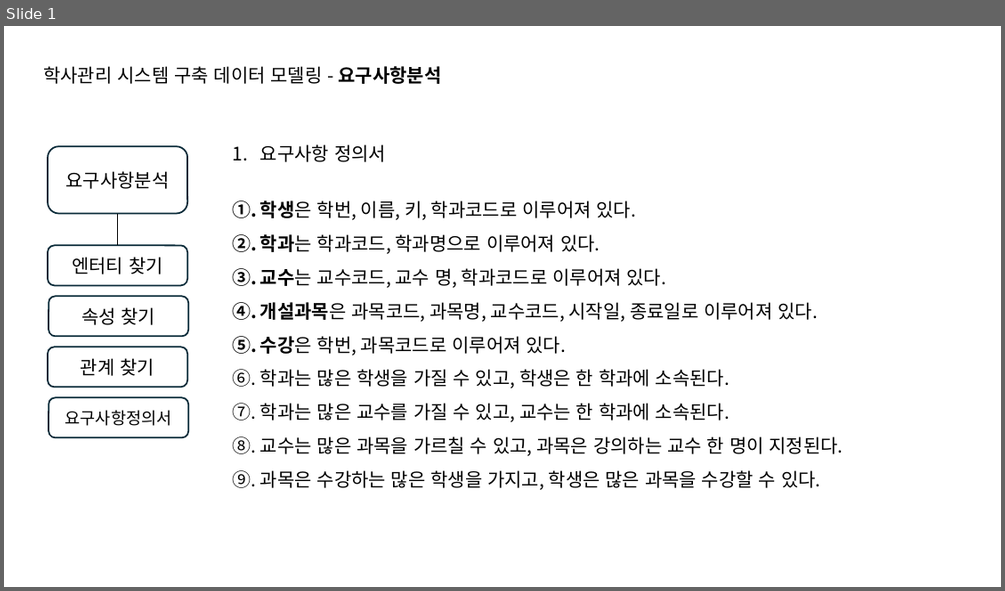
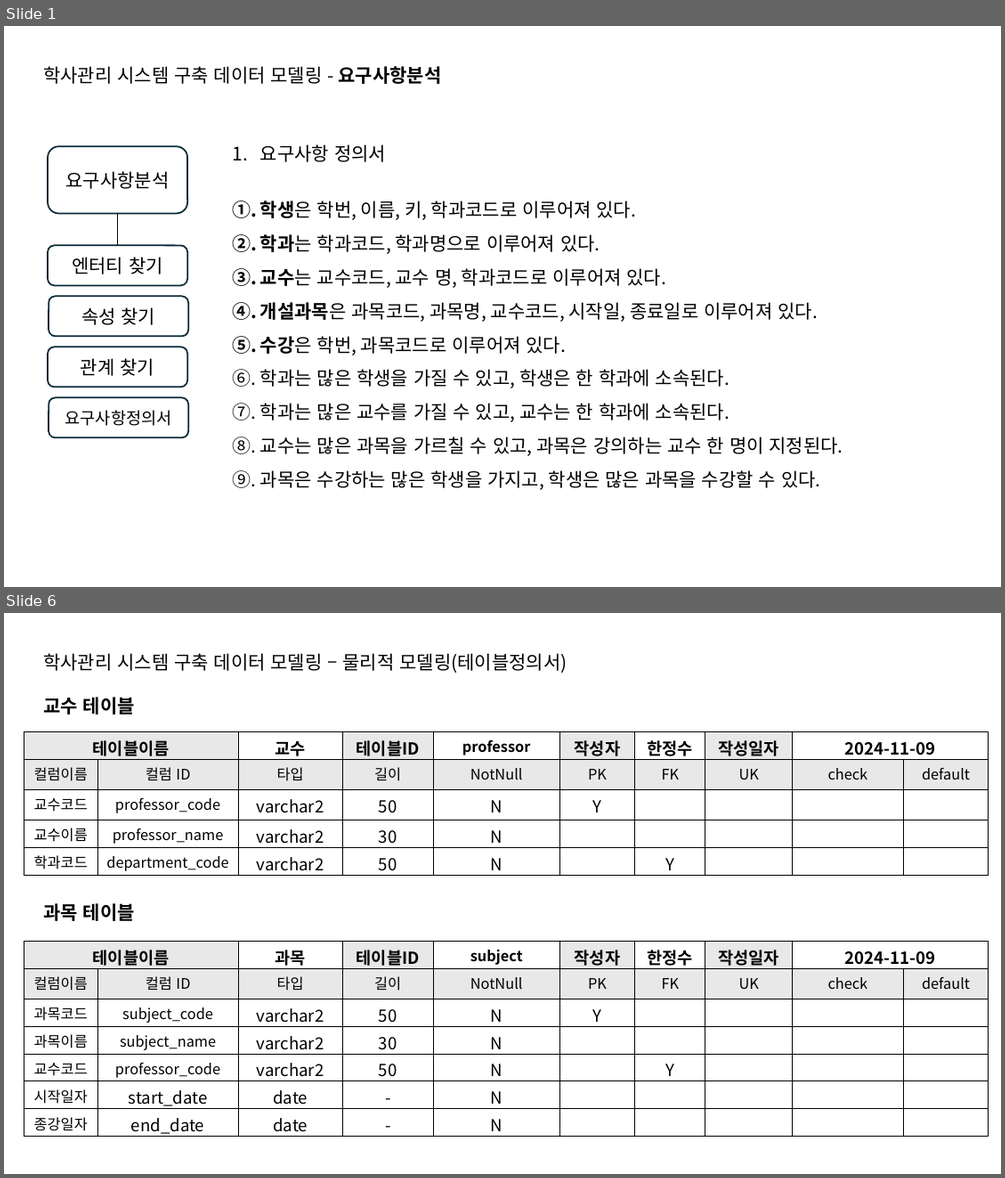
Before and after one commit to intrager/erd-practice, a slide deck: academic_management/RequirementsAnalysis_drawingERD.pptx. Shown one above the other, each under a label of ours: slide 1 before the commit, slides 1 and 6 after it; the slides between them are not shown. The pictures are 1005x591 and 1005x1178 pixels, drawn with LibreOffice and Linux fonts; fonts in the diff are those of the drawing. Boxes give left, top, right and bottom in pixels: in the first picture for what was removed or moved away, otherwise in the second. Text is boxed around its words. In the diff, an @@ line names an element or a change of style, - is before the commit and + after.

```diff
--- a/academic_management/RequirementsAnalysis_drawingERD.pptx
+++ b/academic_management/RequirementsAnalysis_drawingERD.pptx
@@ slide 6 added at (4, 613, 1001, 1174), background #FFFFFF @@
@@ text added at (43, 653, 566, 673), 18 pt, text #000000 @@
+학사관리 시스템 구축 데이터 모델링 – 물리적 모델링(테이블정의서)
@@ text added at (43, 697, 135, 714), 18 pt, text #000000, bold @@
+교수 테이블
@@ table added at (24, 732, 989, 879), 5 rows, 10 columns @@
+테이블이름 |  | 교수 | 테이블ID | professor | 작성자 | 한정수 | 작성일자 | 2024-11-09 | 
+컬럼이름 | 컬럼 ID | 타입 | 길이 | NotNull | PK | FK | UK | check | default
+교수코드 | professor_code | varchar2 | 50 | N | Y |  |  |  | 
+교수이름 | professor_name | varchar2 | 30 | N |  |  |  |  | 
+학과코드 | department_code | varchar2 | 50 | N |  | Y |  |  | 
@@ text added at (43, 903, 135, 921), 18 pt, text #000000, bold @@
+과목 테이블
@@ table added at (24, 941, 989, 1140), 7 rows, 10 columns @@
+테이블이름 |  | 과목 | 테이블ID | subject | 작성자 | 한정수 | 작성일자 | 2024-11-09 | 
+컬럼이름 | 컬럼 ID | 타입 | 길이 | NotNull | PK | FK | UK | check | default
+과목코드 | subject_code | varchar2 | 50 | N | Y |  |  |  | 
+과목이름 | subject_name | varchar2 | 30 | N |  |  |  |  | 
+교수코드 | professor_code | varchar2 | 50 | N |  | Y |  |  | 
+시작일자 | start_date | date | - | N |  |  |  |  | 
+종강일자 | end_date | date | - | N |  |  |  |  | 
```
Also in this commit, not shown: 1 slide changed, 13 other slides added, 2 other files.
